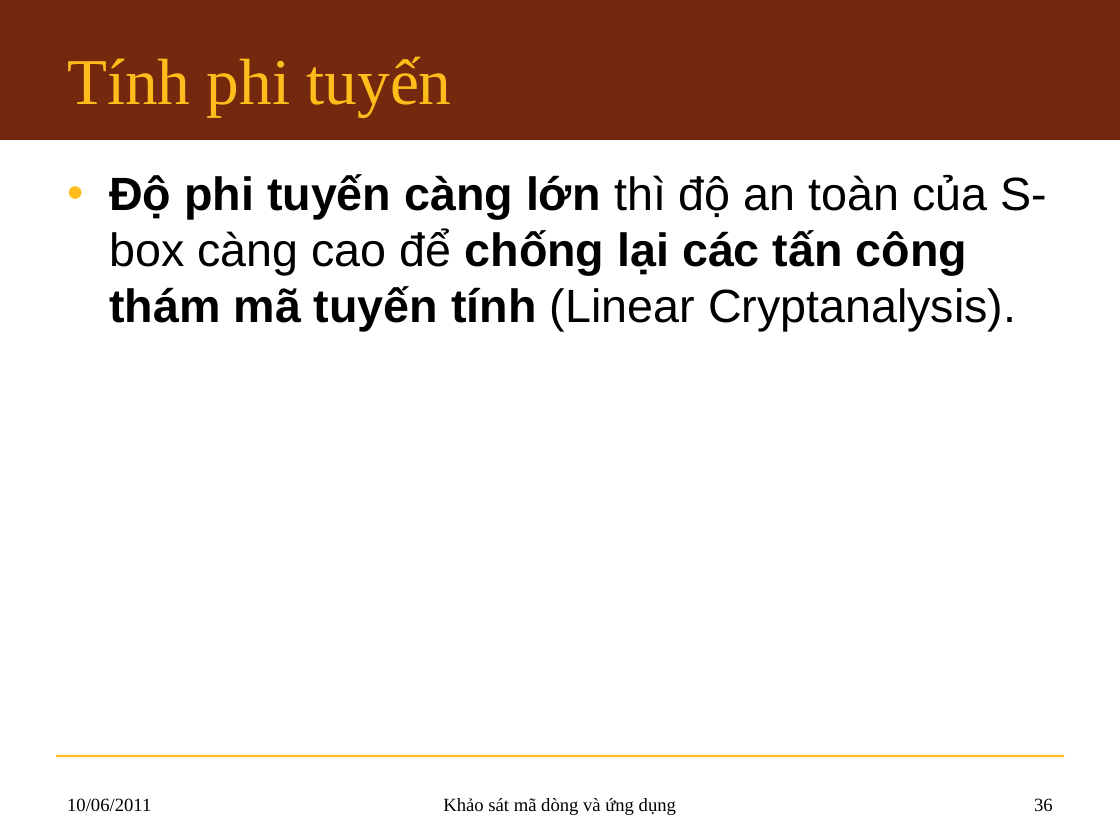
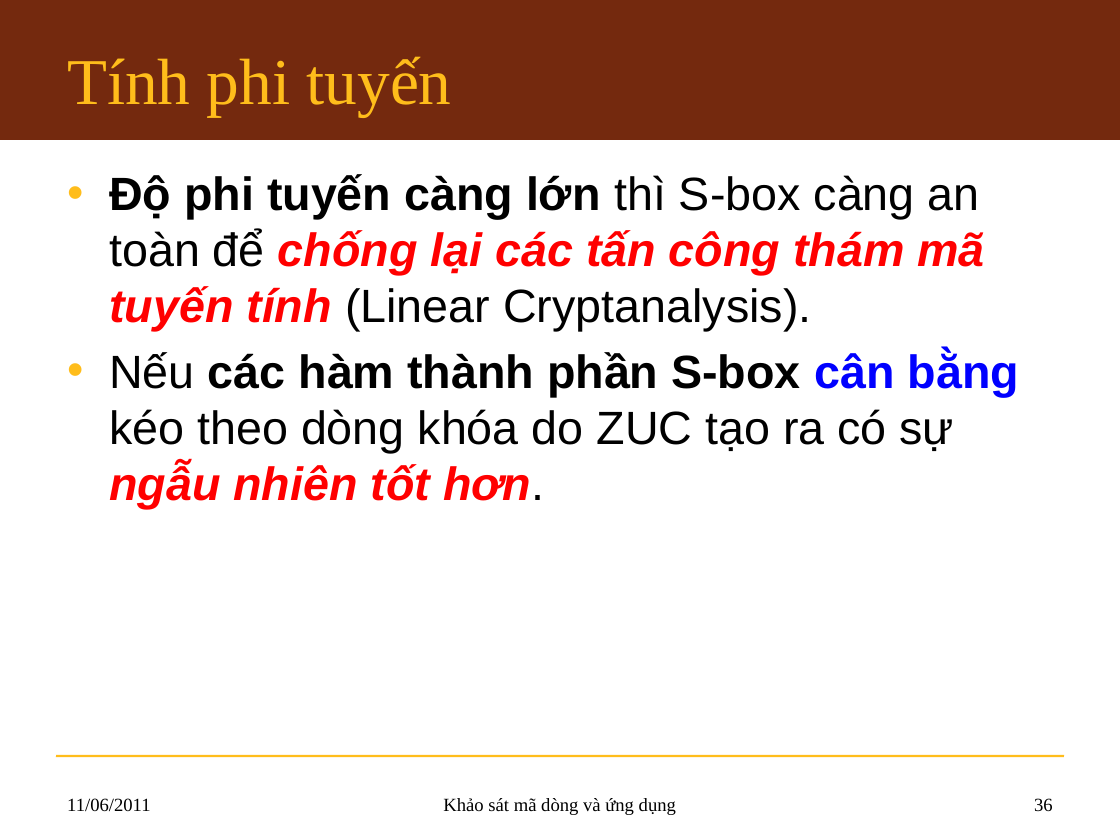
Before and after one commit to hemprasad/lvmm-sc, a slide deck: slide 36 of 7.Slide/KLTN_Slide.pptx. Drawn at 1120x840 pixels with LibreOffice and Linux fonts; fonts in the diff are those of the drawing; background and template pictures are left out. Boxes give left, top, right and bottom in pixels: in the first picture for what was removed or moved away, otherwise in the second. Text is boxed around its words. In the diff, an @@ line names an element or a change of style, - is before the commit and + after.

```diff
--- a/7.Slide/KLTN_Slide.pptx
+++ b/7.Slide/KLTN_Slide.pptx
@@ text at (x1=109, y1=174, x2=1019, y2=509): text changed @@
-• Độ phi tuyến càng lớn thì độ an toàn của S-box càng cao để chống lại các tấn công thám mã tuyến tính (Linear Cryptanalysis).
+• Độ phi tuyến càng lớn thì S-box càng an toàn để chống lại các tấn công thám mã tuyến tính (Linear Cryptanalysis).
+• Nếu các hàm thành phần S-box cân bằng kéo theo dòng khóa do ZUC tạo ra có sự ngẫu nhiên tốt hơn.
@@ text at (x1=67, y1=798, x2=150, y2=812): text changed @@
-10/06/2011
+11/06/2011
```
Also in this commit, not shown: 35 other slides changed, 1 slide added.
